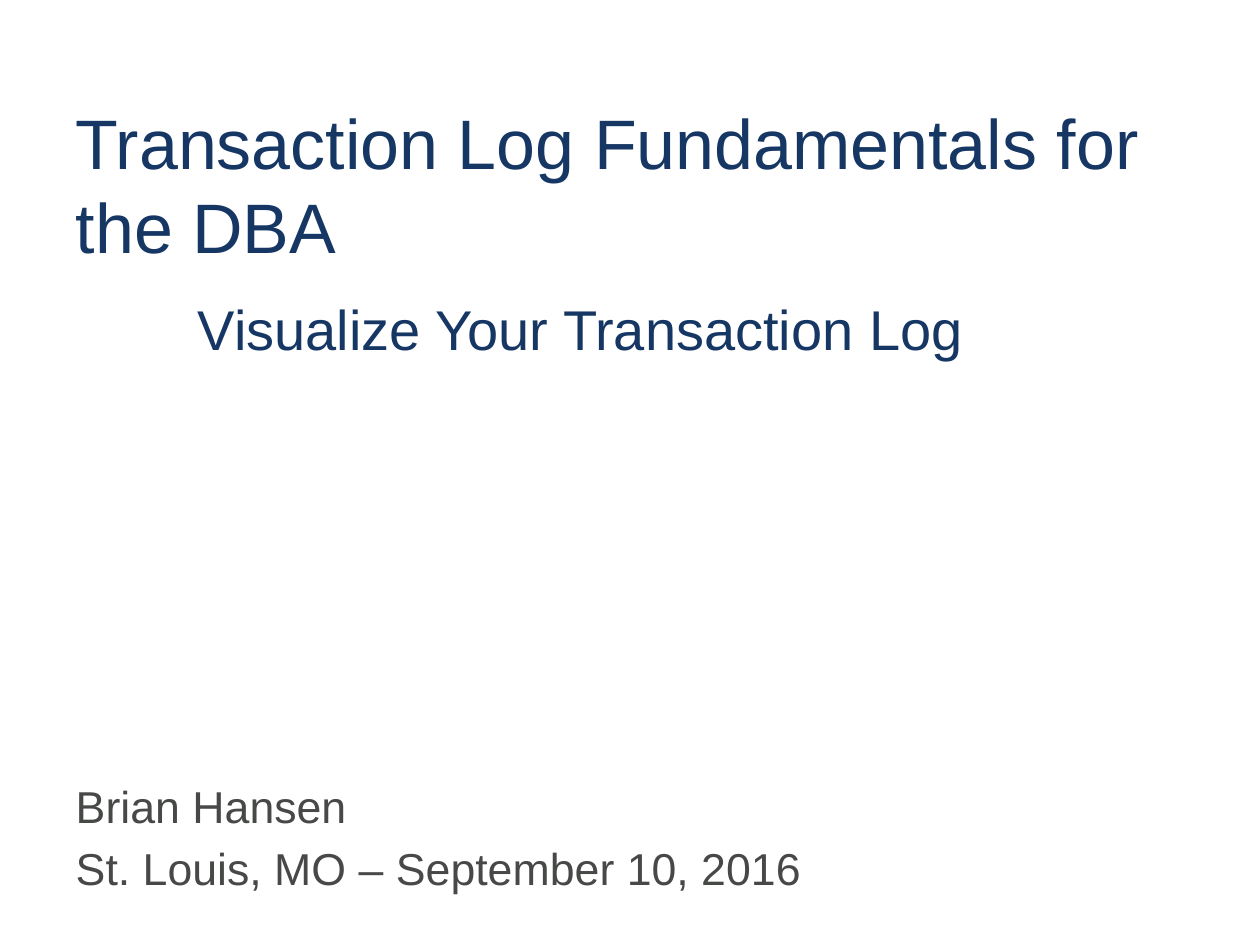
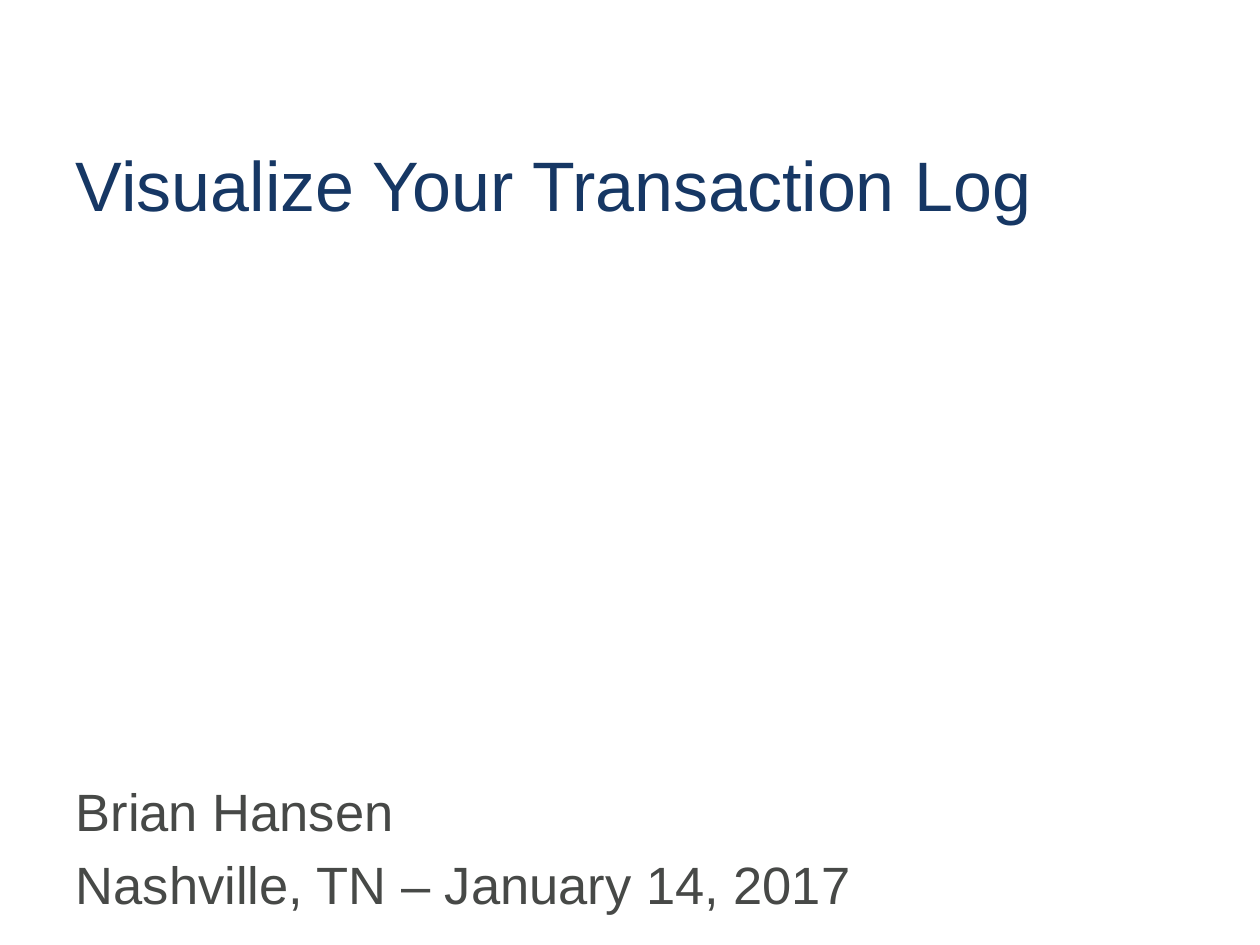
Before and after one commit to tf3604/LogFilePresentation, a slide deck: slide 1 of TransactionLog.pptx. Drawn at 1260x945 pixels with LibreOffice and Linux fonts; fonts in the diff are those of the drawing; background and template pictures are left out. Boxes give left, top, right and bottom in pixels: in the first picture for what was removed or moved away, otherwise in the second. Text is boxed around its words. In the diff, an @@ line names an element or a change of style, - is before the commit and + after.

Commit message:
Change title slide to Nashville and rename presentation.

```diff
--- a/TransactionLog.pptx
+++ b/TransactionLog.pptx
@@ title at [76,160,1031,224]: text changed @@
-Transaction Log Fundamentals for the DBA
+Visualize Your Transaction Log
@@ text removed at [198,309,962,361] @@
-Visualize Your Transaction Log
@@ text at [76,793,394,832]: size 25.5 to 30 pt in "Brian Hansen" @@
@@ text at [76,866,851,915]: text changed; size 25.5 to 30 pt @@
-St. Louis, MO – September 10, 2016
+Nashville, TN – January 14, 2017
```
